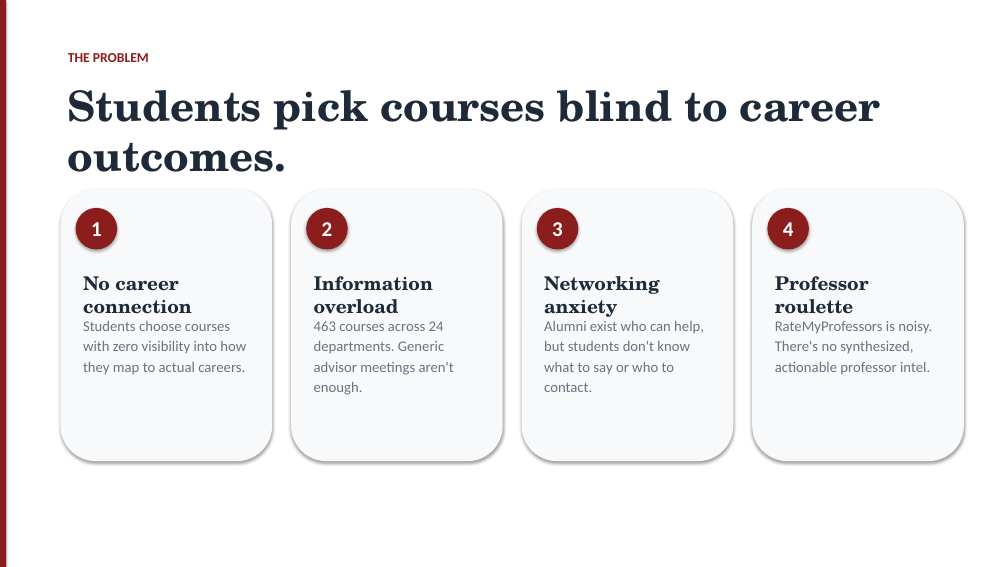
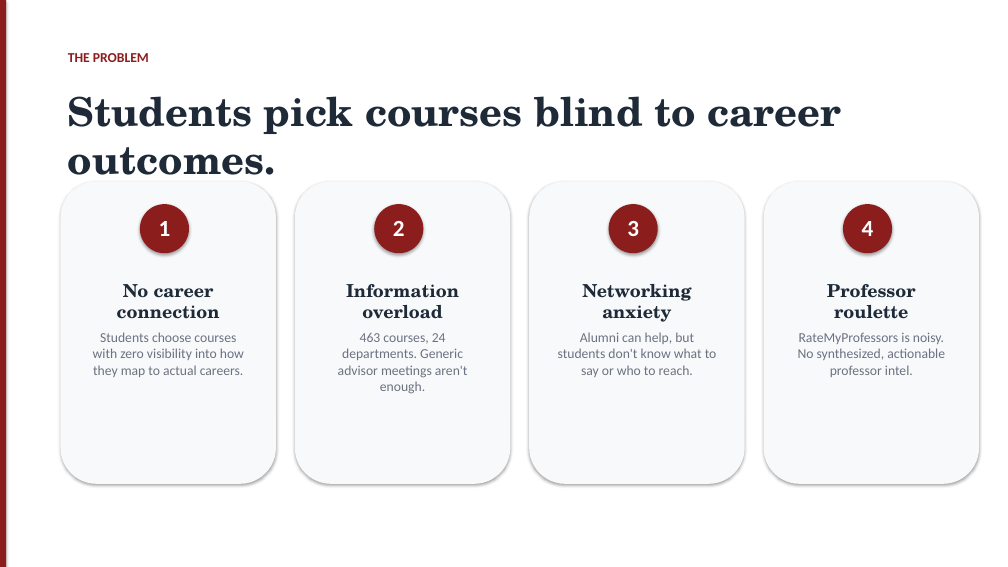
Before and after one commit to Hades-c/MakeItSo, a slide deck: slide 2 of MakeItSo_Pitch_Deck.pptx. Drawn at 1008x567 pixels with LibreOffice and Linux fonts; fonts in the diff are those of the drawing. Boxes give left, top, right and bottom in pixels: in the first picture for what was removed or moved away, otherwise in the second. Text is boxed around its words. In the diff, an @@ line names an element or a change of style, - is before the commit and + after.

```diff
--- a/MakeItSo_Pitch_Deck.pptx
+++ b/MakeItSo_Pitch_Deck.pptx
@@ text "Students pick courses blind to ..." at [68,96,841,175]: size 40 to 38 pt; line spacing 48pt to 1 @@
@@ rounded rectangle: place and size @@
-rounded rectangle at [60,189,272,461]
+rounded rectangle at [60,181,276,484]
@@ text "1": place and size @@
-text "1" at [91,222,102,236]
+text "1" at [159,221,171,236]
@@ ellipse: place and size @@
-ellipse at [76,208,117,250]
+ellipse at [140,204,189,253]
@@ rounded rectangle: place and size @@
-rounded rectangle at [291,189,503,461]
+rounded rectangle at [295,181,510,484]
@@ text "2": place and size @@
-text "2" at [322,222,333,236]
+text "2" at [393,221,405,236]
@@ ellipse: place and size @@
-ellipse at [306,208,348,250]
+ellipse at [374,204,423,253]
@@ rounded rectangle: place and size @@
-rounded rectangle at [522,189,734,461]
+rounded rectangle at [529,181,745,484]
@@ text "3": place and size @@
-text "3" at [552,222,563,236]
+text "3" at [627,221,639,236]
@@ ellipse: place and size @@
-ellipse at [537,208,578,250]
+ellipse at [609,204,658,253]
@@ rounded rectangle: place and size @@
-rounded rectangle at [752,189,964,461]
+rounded rectangle at [764,181,979,484]
@@ size 20 to 22 pt; line spacing 24pt to 1 in 4 elements at [159,221,171,236], [393,221,405,236], [627,221,639,236], [862,221,874,236] @@
@@ text "4": place and size @@
-text "4" at [783,222,794,236]
+text "4" at [862,221,874,236]
@@ ellipse: place and size @@
-ellipse at [768,208,809,250]
+ellipse at [843,204,892,253]
@@ text "No career connection": place and size @@
-text "No career connection" at [83,276,192,314]
+text "No career connection" at [117,284,220,319]
@@ text "Information overload": place and size @@
-text "Information overload" at [314,276,433,314]
+text "Information overload" at [346,284,459,319]
@@ text "Networking anxiety": place and size @@
-text "Networking anxiety" at [544,276,659,317]
+text "Networking anxiety" at [582,284,691,322]
@@ size 18 to 17 pt; alignment left to centre; line spacing 21.6pt to 1 in 4 elements at [117,284,220,319], [346,284,459,319], [582,284,691,322], [827,284,916,319] @@
@@ text "Professor roulette": place and size @@
-text "Professor roulette" at [775,276,869,314]
+text "Professor roulette" at [827,284,916,319]
@@ text "Students choose courses with zero ...": place and size @@
-text "Students choose courses with zero ..." at [83,321,246,375]
+text "Students choose courses with zero ..." at [93,332,244,377]
@@ text "Students choose courses with zero ..." at [93,332,244,377]: size 14 to 13 pt; alignment left to centre; line spacing 19.6pt to 1 @@
@@ text at [338,333,468,394]: text changed; size 14 to 13 pt @@
-463 courses across 24 departments. Generic advisor meetings aren't enough.
+463 courses, 24 departments. Generic advisor meetings aren't enough.
@@ text at [558,332,717,377]: text changed; size 14 to 13 pt @@
-Alumni exist who can help, but students don't know what to say or who to contact.
+Alumni can help, but students don't know what to say or who to reach.
@@ text at [798,332,945,377]: text changed; size 14 to 13 pt @@
-RateMyProfessors is noisy. There's no synthesized, actionable professor intel.
+RateMyProfessors is noisy. No synthesized, actionable professor intel.
```
Also in this commit, not shown: 10 other slides changed, 1 other file.
